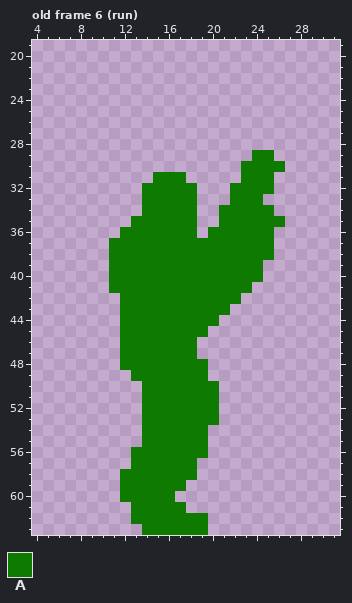
A pixel-art file gets an edit: img/player/player.ase. That is the earlier state.
32x64 pixels, 8 frames. Shown: old frame 6 (run): x 4..31, y 19..63. The commit also changed other frames, which this record leaves out.
Palette (. is transparent): A #0e7a00
The result:
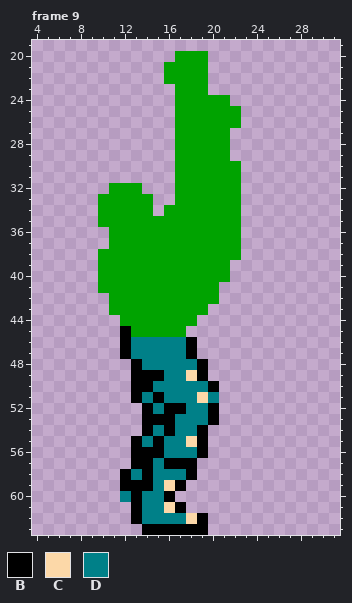
Colours new in this view: B #000000  C #fcd8a8  D #008088
A new or re-ordered frame is compared with the old frame closest to it.
Edits made:
frames 8 -> 10
colour A: #0e7a00 -> #00a300
Changed rows in their new state; - is a pixel that keeps its letter.
Frame 9 is new; against old frame 6 (run):
first column x 10:
20 -------AAA-------
21 ------AAAA-------
22 ------AAAA-------
23 -------AAA-------
24 -------AAAAA-----
25 -------AAAAAA----
26 -------AAAAAA----
27 -------AAAAA-----
28 -------AAAAA-----
29 -------AAAAA--..-
30 -------AAAAAA....
31 -----..-AAAAA...-
32 -AAA...--AAA-...-
33 AAAA-..--AAA-..--
34 AAAA-.---AA--...-
35 AAA------AA--....
36 -A-------A---...-
37 -------------...-
38 A------------...-
39 A-----------...--
40 A-----------...--
41 A----------...---
42 -A---------..----
43 -A--------..-----
44 ---------..------
45 --B-----..-------
46 --BDDDDDB--------
47 --BDDDDDB--------
48 --.BDDDDDB-------
49 ---BBBDDCB-------
50 ---BBDDDDDB------
51 ---BDBDDDCD------
52 ----BDBBDDB------
53 ----BBBDDDB------
54 ----BDBDDB-------
55 ---BDBDDCB-------
56 ---BBBDDDB-------
57 ---BBDBBB--------
58 --BDBDDDB--------
59 --BBBDCB---------
60 --DBDDB----------
61 ---BDDCB---------
62 ---BDDDDCB-------
63 ----BBBBBB-------
